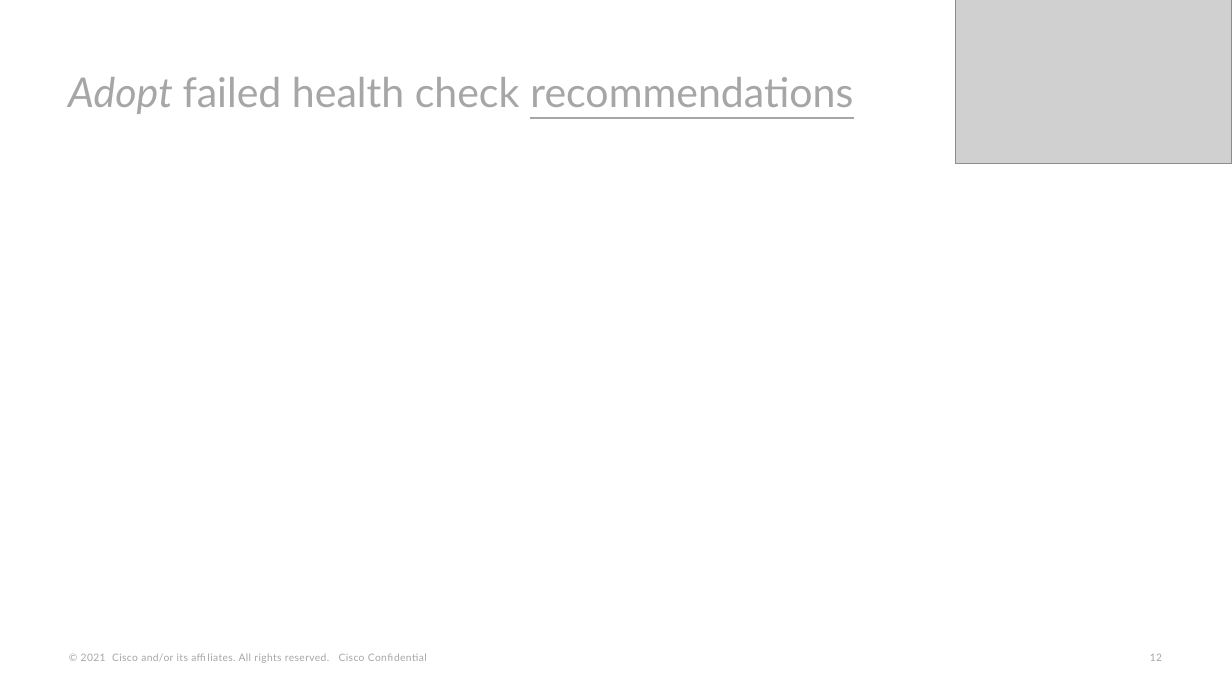
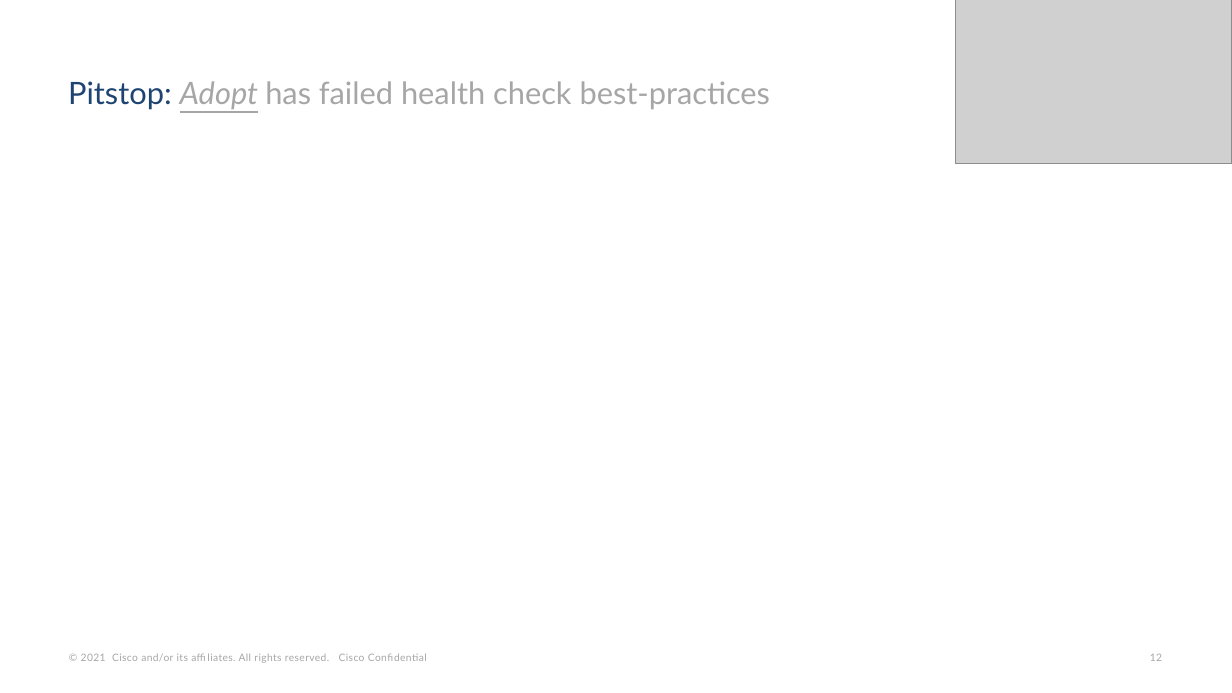
Before and after one commit to Appdynamics/config-assessment-tool, a slide deck: slide 12 of backend/resources/pptAssets/HybridApplicationMonitoringUseCase_template.pptx. Drawn at 1232x693 pixels with LibreOffice and Linux fonts; fonts in the diff are those of the drawing; grey boxes stand for pictures; background and template pictures are left out. Boxes give left, top, right and bottom in pixels: in the first picture for what was removed or moved away, otherwise in the second. Text is boxed around its words. In the diff, an @@ line names an element or a change of style, - is before the commit and + after.

```diff
--- a/backend/resources/pptAssets/HybridApplicationMonitoringUseCase_template.pptx
+++ b/backend/resources/pptAssets/HybridApplicationMonitoringUseCase_template.pptx
@@ title at <box>68,81,771,110</box>: text changed; size 32 to 24 pt @@
-Adopt failed health check recommendations
+Pitstop: Adopt has failed health check best-practices
```
Also in this commit, not shown: 11 other slides changed, 2 other files.
